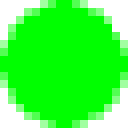
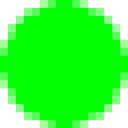
The second 128x128 image is a revision of the first. Changes to its layers:
painted on "main" over <box>112,24,120,32</box>
